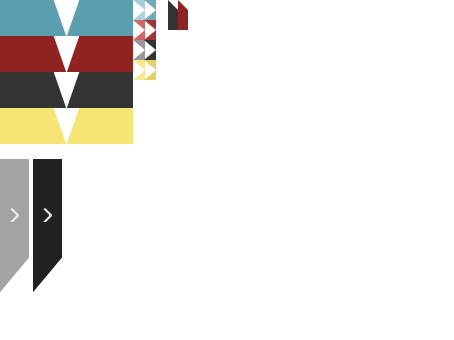
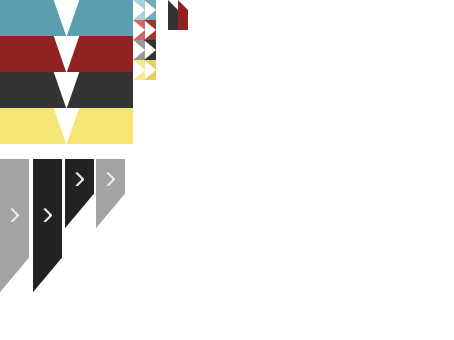
Layered file, before and after one edit (w=454, h=340). Changes by layer:
added layer "Calque 1 copie 4" (1st of 2) above "Calque 1 copie 4" over [75, 172, 84, 186]
added layer "Calque 1 copie 4" (2nd of 2) above "Calque 1 copie 2" over [65, 159, 94, 229]
added layer "Calque 1 copie 2" (1st of 2) above "Calque 1 copie 2" over [106, 172, 115, 186]
added layer "Calque 1 copie 2" (2nd of 2) (49%) above "Calque 1 copie" over [96, 159, 125, 228]
